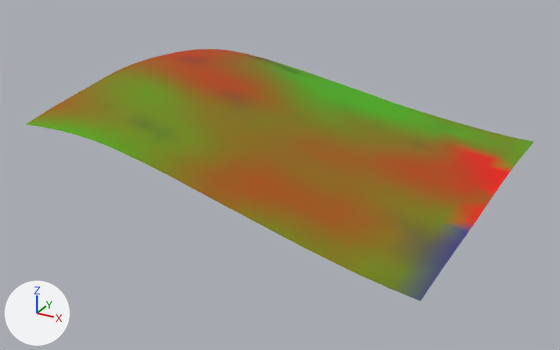
Before and after pictures for a commit that changed the glTF model games/yorimichi/assets/belmonte/meshes/SM_BM_BT_Terrain_7_5.glb.
Both versions are drawn from a 50 mm lens placed at (1119.0, 363.0, 241.0), pointed at (886.0, 787.0, 29.0). Arrows for +X, +Y and +Z are at lower left; the lights stay in place. The picture after the commit comes second.

In view in the first picture: 'SM_BM_BT_Terrain_7_5'.
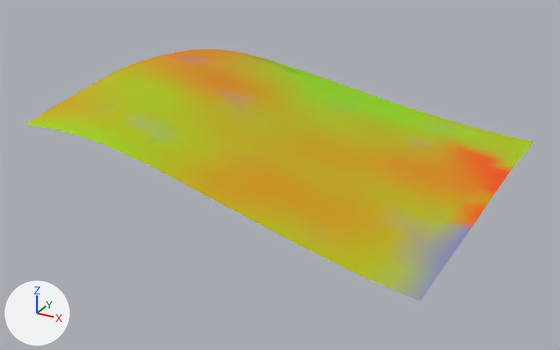
Pixel boxes (x1, y1, x2, y2) of what changed, in the pictures (560 x 350 px):
part 1 of me_sm_bt_terrain_7_5, recoloured (lighter)
    both: (35, 56, 457, 276)
part 2 of me_sm_bt_terrain_7_5, recoloured (brown to yellow)
    both: (44, 53, 514, 248)
part 3 of me_sm_bt_terrain_7_5, recoloured
    both: (36, 64, 534, 156)
part 4 of me_sm_bt_terrain_7_5, recoloured
    both: (26, 57, 534, 301)
part 5 of me_sm_bt_terrain_7_5, recoloured
    both: (153, 49, 515, 221)

The change in detail:
me_sm_bt_terrain_7_5 has 534 vertices, 976 faces and spans x 768.0..1024.0, y 680.0..936.0, z 29.0..91.0.
me_sm_bt_terrain_7_5 is used by ob_sm_bm_bt_terrain_7_5; location (0.0, 0.0, 0.0).
me_sm_bt_terrain_7_5 part 1: 226 faces centred in x 770.0..1002.0, y 685.0..933.0, z 36.0..91.0 are repainted in the vertex colours; the middle colour goes from yellow #887700 to yellow #c1b600.
me_sm_bt_terrain_7_5 part 2: 214 faces centred in x 770.0..1018.0, y 685.0..933.0, z 33.0..91.0 are repainted in the vertex colours; the middle colour goes from brown #a05e00 to yellow #d0a300.
me_sm_bt_terrain_7_5 part 3: 124 faces centred in x 778.0..1018.0, y 682.0..933.0, z 30.0..81.0 are repainted in the vertex colours; the middle colour goes from green #57a500 to green #9ed200.
me_sm_bt_terrain_7_5 part 4: 233 faces centred in x 770.0..1018.0, y 682.0..933.0, z 29.0..89.0 are repainted in the vertex colours; the middle colour goes from green #6f8a00 to yellow #b0c200.
me_sm_bt_terrain_7_5 part 5: 179 faces centred in x 770.0..1018.0, y 781.0..930.0, z 34.0..90.0 are repainted in the vertex colours; the middle colour goes from orange #b64800 to orange #dc9100.
